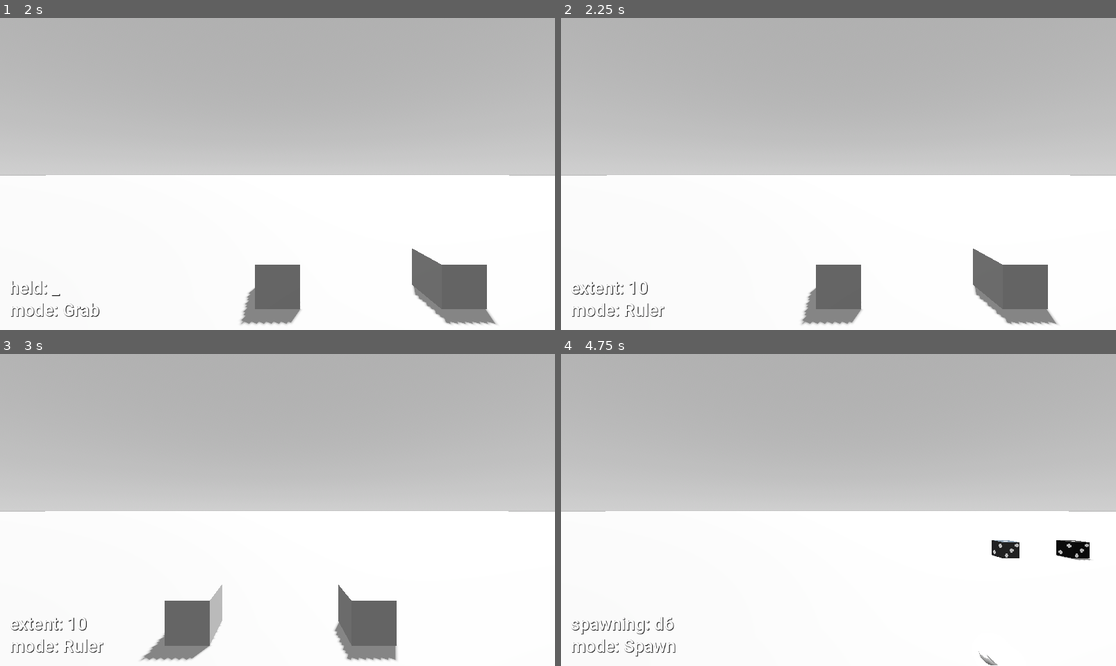
Above: before the commit, frames 1-4 (two rows, left to right).
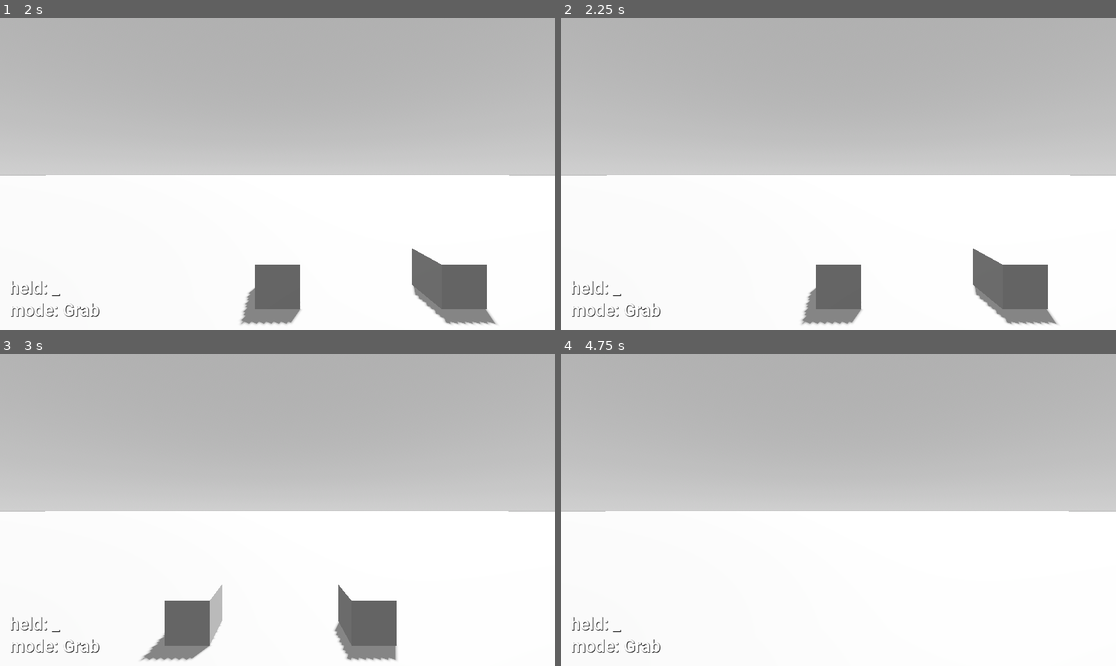
Above: after the commit, the same moments.

Repository: ktnlvr/table
Game: Godot game, scene res://scenes/base.tscn
Same seed, same stepped clock (60 frames per second), same inputs: the game is played once before the commit and once after it.
Inputs (mouse positions are in pixels of both pictures, inside the frame that each line leads up to):
- Up to frame 1 (2 s): tap Enter (Toggle Lock Height) at 0.5 s; move the mouse to (399, 158) at 0.52 s; press the mouse at (399, 158) at 0.53 s; hold D (Right) 0.53-1.25 s; tap C (Next Mode) at 0.8 s; release the mouse at (399, 158) at 1.25 s; click "Host" at 1.25 s
- Up to frame 2 (2.25 s): tap Space at 2 s; move the mouse to (727, 189) at 2.02 s; hold Escape (Fallback Mode, bound only after the commit) from 2.03 s (still down); tap C (Next Mode) at 2.1 s; click (727, 189) at 2.17 s
- Up to frame 3 (3 s): tap Middle mouse button (Copy, bound only after the commit) at 2.3, 2.85 s; tap Enter (Toggle Lock Height) at 2.75 s; move the mouse to (333, 441) at 2.77 s; release Escape (Fallback Mode, bound only after the commit) at 2.78 s; press the mouse at (333, 441) at 2.78 s; hold D (Right) from 2.78 s (still down)
- Up to frame 4 (4.75 s): move the mouse to (810, 572) at 3.52 s; release D (Right) at 3.53 s; release the mouse at (810, 572) at 3.53 s; hold W (Forward) 3.53-4.28 s; tap Shift (Boost) at 3.6 s; click (810, 572) at 3.67 s; tap C (Next Mode) at 3.8 s; move the mouse to (1005, 556) at 4.27 s; press the mouse at (1005, 556) at 4.28 s; hold A (Left) from 4.28 s (still down); tap Middle mouse button (Copy, bound only after the commit) at 4.55 s

Frame 1 is identical in both runs. In frame 2, 0.3% of the frame differs, in the area x 1-19%, y 84-96%; in frame 3, 0.3%; in frame 4, 1.1%, in the area x 1-96%, y 59-100%.

Commit message:
Add the ability to copy a spawnable object

Diff:
--- a/project.godot
+++ b/project.godot
@@ -94,6 +94,26 @@
 , Object(InputEventKey,"resource_local_to_scene":false,"resource_name":"","device":-1,"window_id":0,"alt_pressed":false …(183 unchanged characters)…
 ]
 }
+Copy={
+"deadzone": 0.5,
+"events": [Object(InputEventMouseButton,"resource_local_to_scene":false,"resource_name":"","device":-1,"window_id":0,"alt_pressed":false,"shift_pressed":false,"ctrl_pressed":false,"meta_pressed":false,"button_mask":0,"position":Vector2(0, 0),"global_position":Vector2(0, 0),"factor":1.0,"button_index":3,"canceled":false,"pressed":false,"double_click":false,"script":null)
+]
+}
+"Ruler Mode"={
+"deadzone": 0.5,
+"events": [Object(InputEventKey,"resource_local_to_scene":false,"resource_name":"","device":-1,"window_id":0,"alt_pressed":false,"shift_pressed":true,"ctrl_pressed":false,"meta_pressed":false,"pressed":false,"keycode":0,"physical_keycode":82,"key_label":0,"unicode":82,"location":0,"echo":false,"script":null)
+]
+}
+"Spawn Mode"={
+"deadzone": 0.5,
+"events": [Object(InputEventKey,"resource_local_to_scene":false,"resource_name":"","device":-1,"window_id":0,"alt_pressed":false,"shift_pressed":true,"ctrl_pressed":false,"meta_pressed":false,"pressed":false,"keycode":0,"physical_keycode":83,"key_label":0,"unicode":83,"location":0,"echo":false,"script":null)
+]
+}
+"Fallback Mode"={
+"deadzone": 0.5,
+"events": [Object(InputEventKey,"resource_local_to_scene":false,"resource_name":"","device":-1,"window_id":0,"alt_pressed":false,"shift_pressed":false,"ctrl_pressed":false,"meta_pressed":false,"pressed":false,"keycode":0,"physical_keycode":4194305,"key_label":0,"unicode":0,"location":0,"echo":false,"script":null)
+]
+}
 
 [physics]
 
--- a/scripts/controls/Controller.gd
+++ b/scripts/controls/Controller.gd
@@ -192,6 +192,16 @@
 	hover_label.text = result['collider'].display_name()
 	hover_label.position = mouse_pos + Vector2(15, -15)
 
+func _handle_object_copy(result):
+	var correct_mode = mode in [MODE_GRAB, MODE_SPAWN]
+	var input = Input.is_action_just_pressed("Copy")
+	var valid_target = result and result['collider'] is InteractibleMiniature
+
+	if correct_mode and input and valid_target:
+		var miniature = result['collider']._miniature
+		active_miniature = miniature
+		_switch_to_mode(MODE_SPAWN)
+
 func _handle_movement(dt: float):
 	var back_forth = Input.get_axis("Back", "Forward")
 	var up_down = Input.get_axis("Down", "Up")
@@ -277,13 +287,20 @@
 
 @rpc("call_local")
 func instantiate(at: Vector3, rotation: Vector3):
-	var instance = load("res://data/miniatures/D6.tres").instantiate(self, at)
+	var instance = active_miniature.instantiate(self, at)
 	instance.rotation = rotation
 
+func _switch_to_mode(new_mode):
+	$"Spawn Preview/Preview Mesh".mesh = null
+	mode = new_mode
+
 func _handle_mode_switching():
-	if Input.is_action_just_pressed("Next Mode"):
-		mode = (mode + 1) % amount_of_modes
-		$"Spawn Preview".visible = mode == MODE_SPAWN
+	if Input.is_action_just_pressed("Fallback Mode"):
+		_switch_to_mode(MODE_GRAB)
+	elif Input.is_action_just_pressed("Ruler Mode"):
+		_switch_to_mode(MODE_RULER)
+	elif Input.is_action_just_pressed("Spawn Mode"):
+		_switch_to_mode(MODE_SPAWN)
 
 func _display_ruler():
 	var a = $Ruler/A.global_position
@@ -334,6 +351,7 @@
 	var result = _hover_raycast()
 	_handle_poke(result)
 	_update_hover_text(result)
+	_handle_object_copy(result)
 	_process_mode(dt, result)
 
 	_sync_network()
